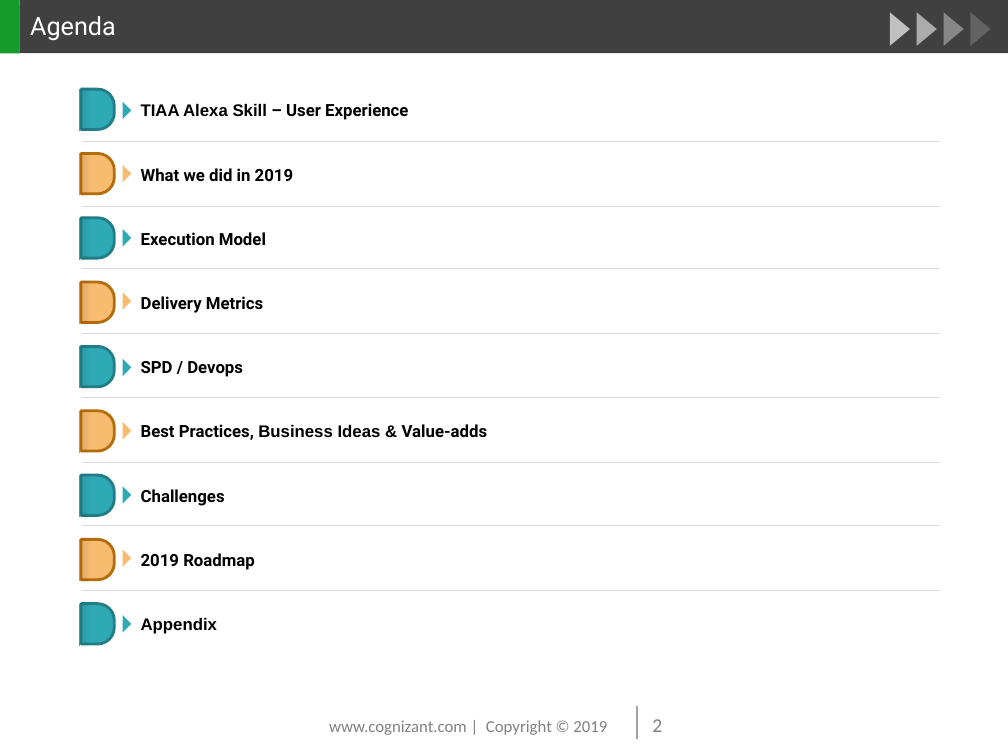
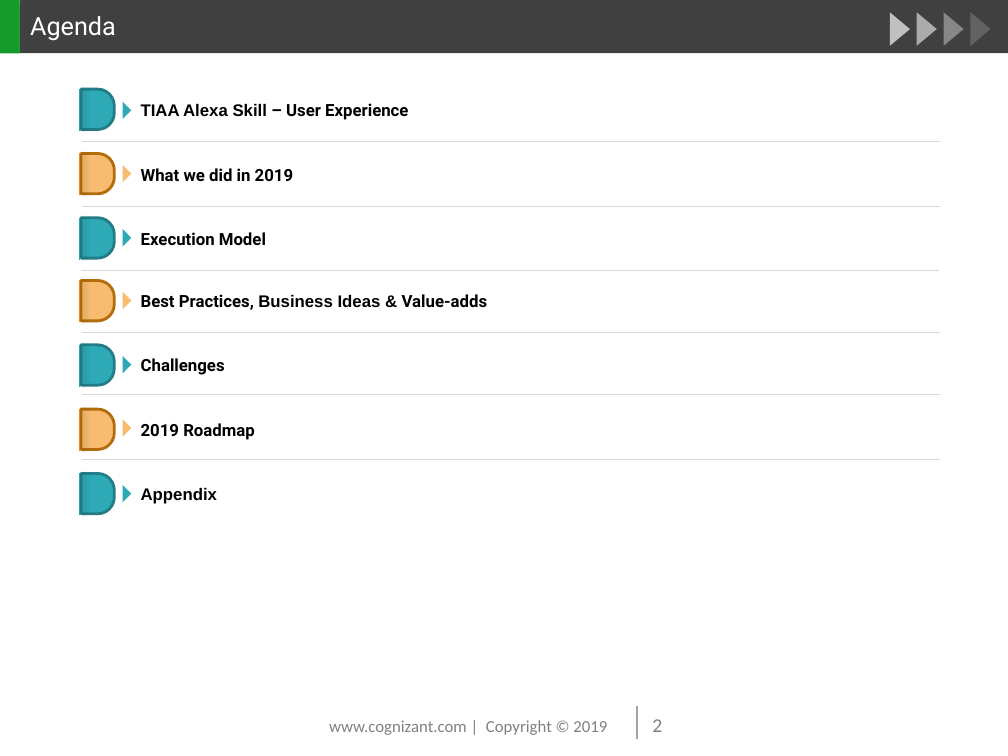
Before and after one commit to beulahmercy/myreact-quiz, a slide deck: slide 2 of TIAA Alexa Skill-PMR July 2019.pptx. Drawn at 1008x756 pixels with LibreOffice and Linux fonts; fonts in the diff are those of the drawing; background and template pictures are left out. Boxes give left, top, right and bottom in pixels: in the first picture for what was removed or moved away, otherwise in the second. Text is boxed around its words. In the diff, an @@ line names an element or a change of style, - is before the commit and + after.

Commit message:
version 1.1

```diff
--- a/TIAA Alexa Skill-PMR July 2019.pptx
+++ b/TIAA Alexa Skill-PMR July 2019.pptx
@@ line removed from (83, 268) to (940, 268) @@
@@ line removed from (80, 282) to (80, 324) @@
@@ round same rect removed at [81,282,114,322] @@
@@ line moved from (83, 334) - (940, 334) to (82, 270) - (939, 270) @@
@@ text removed at [141,296,263,313] @@
-  Delivery Metrics
@@ line removed from (80, 347) to (80, 388) @@
@@ round same rect removed at [81,346,114,387] @@
@@ triangle removed at [122,359,131,376] @@
@@ text removed at [141,361,243,377] @@
-  SPD / Devops
@@ line removed from (83, 398) to (940, 398) @@
@@ triangle removed at [122,422,131,439] @@
@@ 7 lines, 4 texts, 4 round same rects, 3 triangles: place and size @@
-7 lines, 4 texts, 4 round same rects, 3 triangles at [80,410,940,645]
+7 lines, 4 texts, 4 round same rects, 3 triangles at [80,280,940,515]
```
Also in this commit, not shown: 1 other slide changed.
